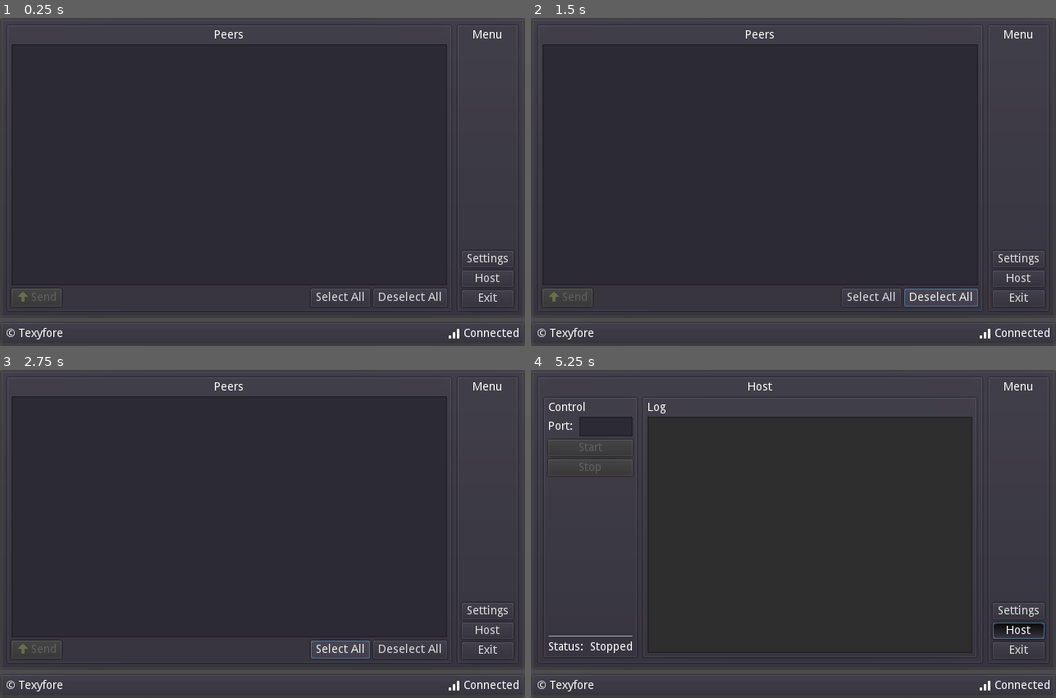
Above: before the commit, frames 1-4 (two rows, left to right).
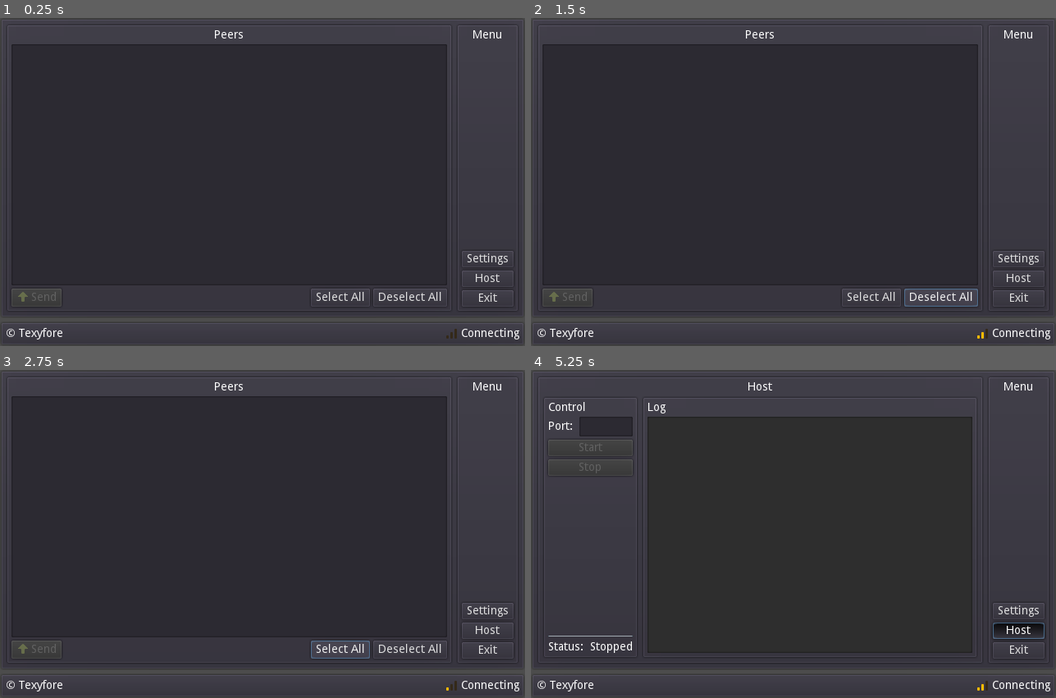
Above: after the commit, the same moments.

Repository: GArnold02/texyfile
Game: Godot game, scene res://scenes/main/Main.tscn
The game is run twice, just before and just after one commit, with the same random seed, the same clock (stepped at 60 frames per second) and the same inputs.
Inputs:
- Up to frame 1 (0.25 s): no input
- Up to frame 2 (1.5 s): click "Select All" at 0.5 s; click "Deselect All" at 1.25 s
- Up to frame 3 (2.75 s): click "Select All" at 2 s
- Up to frame 4 (5.25 s): click "Deselect All" at 2.75 s; click "Select All" at 3.5 s; click "Deselect All" at 4.25 s; click "Host" at 5 s

The runs differ from the first frame. In frame 1, 0.2% of the frame differs, in the area x 85-99%, y 94-98%; in frame 2, 0.2%; in frame 3, 0.2%; in frame 4, 0.2%.

Commit message:
almost done

Diff:
--- /dev/null
+++ b/icons/connecting.tres
@@ -0,0 +1,22 @@
+[gd_resource type="AnimatedTexture" load_steps=5 format=2]
+
+[ext_resource path="res://icons/connecting2.png" type="Texture" id=1]
+[ext_resource path="res://icons/connecting0.png" type="Texture" id=2]
+[ext_resource path="res://icons/connecting1.png" type="Texture" id=3]
+[ext_resource path="res://icons/connecting3.png" type="Texture" id=4]
+
+[resource]
+flags = 4
+frames = 6
+fps = 2.0
+frame_0/texture = ExtResource( 2 )
+frame_1/texture = ExtResource( 3 )
+frame_1/delay_sec = 0.0
+frame_2/texture = ExtResource( 1 )
+frame_2/delay_sec = 0.0
+frame_3/texture = ExtResource( 4 )
+frame_3/delay_sec = 0.0
+frame_4/texture = ExtResource( 1 )
+frame_4/delay_sec = 0.0
+frame_5/texture = ExtResource( 3 )
+frame_5/delay_sec = 0.0
--- a/scenes/interface/receive/Files.gd
+++ b/scenes/interface/receive/Files.gd
@@ -15,3 +15,14 @@
 	add_child(status)
 
 	status.set_status("waiting")
+
+
+func set_file_progress(file_name: String, progress: float):
+	var status = status_dict[file_name]
+	status.set_progress(progress)
+	status.set_status("receiving")
+
+
+func set_file_arrived(file_name: String):
+	var status = status_dict[file_name]
+	status.set_status("arrived")
--- a/scenes/interface/receive/Receive.gd
+++ b/scenes/interface/receive/Receive.gd
@@ -3,6 +3,9 @@
 signal user_accepted
 signal user_declined
 signal user_aborted
+
+
+onready var file_manager = $Main/Status/List/Scroll/Files
 
 
 func _on_Abort_pressed():
@@ -32,3 +35,11 @@
 
 	for path in paths:
 		file_list.add_file(path)
+
+
+func set_file_progress(file_name: String, progress: float):
+	file_manager.set_file_progress(file_name, progress)
+
+
+func set_file_arrived(file_name: String):
+	file_manager.set_file_arrived(file_name)
--- /dev/null
+++ b/scenes/interface/status_bar/StatusBar.gd
@@ -0,0 +1,39 @@
+extends PanelContainer
+
+
+onready var icon: TextureRect = $List/Connection/Icon
+onready var label: Label = $List/Connection/Label
+
+
+const status_dict: Dictionary = {
+	"connecting": {
+		"icon": preload("res://icons/connecting.tres"),
+		"text": "Connecting",
+	},
+
+	"connected": {
+		"icon": preload("res://icons/connected.png"),
+		"text": "Connected",
+	},
+
+	"disconnected": {
+		"icon": preload("res://icons/disconnected.png"),
+		"text": "Disconnected",
+	},
+
+	"hosting": {
+		"icon": preload("res://icons/connected.png"),
+		"text": "Hosting",
+	}
+}
+
+
+func _ready():
+	set_status("connecting")
+
+
+func set_status(status: String):
+	var info: Dictionary = status_dict[status]
+
+	icon.texture = info["icon"]
+	label.text = info["text"]
--- a/scenes/interface/status_bar/StatusBar.tscn
+++ b/scenes/interface/status_bar/StatusBar.tscn
@@ -1,8 +1,10 @@
-[gd_scene load_steps=2 format=2]
+[gd_scene load_steps=3 format=2]
 
 [ext_resource path="res://icons/signal.png" type="Texture" id=1]
+[ext_resource path="res://scenes/interface/status_bar/StatusBar.gd" type="Script" id=2]
 
 [node name="StatusBar" type="PanelContainer"]
+script = ExtResource( 2 )
 __meta__ = {
 "_edit_use_anchors_": false
 }
--- a/scenes/interface/status_indicator/StatusIndicator.gd
+++ b/scenes/interface/status_indicator/StatusIndicator.gd
@@ -16,6 +16,16 @@
 		"icon": preload("res://icons/error.png"),
 		"text": "Aborted",
 	},
+
+	"receiving": {
+		"icon": preload("res://icons/receiving.png"),
+		"text": "Receiving",
+	},
+
+	"arrived": {
+		"icon": preload("res://icons/ready.png"),
+		"text": "Arrived",
+	}
 }
 
 
@@ -36,3 +46,7 @@
 
 	tr_status_icon.texture = info["icon"]
 	label_status.text = info["text"]
+
+
+func set_progress(progress: float):
+	pb_progress.value = progress
--- a/scenes/interface/status_indicator/StatusIndicator.tscn
+++ b/scenes/interface/status_indicator/StatusIndicator.tscn
@@ -22,23 +22,24 @@
 [node name="Name" type="Label" parent="Elements"]
 margin_top = 1.0
 margin_bottom = 15.0
-size_flags_horizontal = 11
-
-[node name="Progress" type="ProgressBar" parent="Elements"]
-margin_left = 4.0
-margin_right = 124.0
-margin_bottom = 14.0
-rect_min_size = Vector2( 120, 0 )
+size_flags_horizontal = 3
 
 [node name="StatusIcon" type="TextureRect" parent="Elements"]
-margin_left = 128.0
-margin_right = 144.0
+margin_left = 4.0
+margin_right = 20.0
 margin_bottom = 16.0
 texture = ExtResource( 1 )
 
 [node name="Status" type="Label" parent="Elements"]
-margin_left = 148.0
+margin_left = 24.0
 margin_top = 1.0
-margin_right = 187.0
+margin_right = 63.0
 margin_bottom = 15.0
 text = "Status"
+
+[node name="Progress" type="ProgressBar" parent="Elements"]
+margin_left = 67.0
+margin_right = 187.0
+margin_bottom = 14.0
+rect_min_size = Vector2( 120, 0 )
+max_value = 1.0
--- a/scenes/logical/peer/Peer.gd
+++ b/scenes/logical/peer/Peer.gd
@@ -4,9 +4,11 @@
 
 export var server_path: NodePath
 export var jobs_path: NodePath
+export var status_bar_path: NodePath
 
 onready var server: Node = get_node(server_path) as Node
 onready var jobs: Control = get_node(jobs_path) as Control
+onready var status_bar: Control = get_node(status_bar_path) as Control
 
 var is_receiving: bool
 var sender_name: String
@@ -38,33 +40,23 @@
 	# warning-ignore:return_value_discarded
 	jobs.get_receive().connect("user_aborted", self, "_on_receive_aborted")
 
-	var net: NetworkedMultiplayerENet = NetworkedMultiplayerENet.new()
-
-	# warning-ignore:return_value_discarded
-	net.connect("connection_succeeded", self, "_on_connect_succeeded")
-
-	# warning-ignore:return_value_discarded
-	net.connect("connection_failed", self, "_on_connect_failed")
-
-	# warning-ignore:return_value_discarded
-	net.connect("server_disconnected", self, "_on_server_disconnected")
-
-	# warning-ignore:return_value_discarded
-	net.create_client(Settings.params.hostname, Settings.params.port)
-	get_tree().network_peer = net
-
+	_connect_to_server()
 
 
 func _on_connect_succeeded():
 	rpc_id(1, "register", Settings.params.nickname)
+	status_bar.set_status("connected")
 
 
 func _on_connect_failed():
 	print("Connection failed")
+	status_bar.set_status("disconnected")
+	$RetryTimer.start()
 
 
 func _on_server_disconnected():
-	print("Server disconnected")
+	status_bar.set_status("disconnected")
+	$RetryTimer.start()
 
 
 func _on_sending_begun(targets: PoolStringArray, paths: PoolStringArray):
@@ -82,8 +74,10 @@
 
 func _on_receive_accepted():
 	rpc_id(peer_ids[sender_name], "accept_send")
-	$Receiver.file_names = paths_to_names(received_paths)
-	jobs.get_receive().populate_with_files(received_paths)
+
+	var names: PoolStringArray = paths_to_names(received_paths)
+	$Receiver.file_names = names
+	jobs.get_receive().populate_with_files(names)
 
 
 func _on_receive_declined():
@@ -98,6 +92,25 @@
 
 	is_receiving = false
 	sender_name = ""
+
+
+func _connect_to_server():
+	get_tree().network_peer = null
+
+	var net: NetworkedMultiplayerENet = NetworkedMultiplayerENet.new()
+
+	# warning-ignore:return_value_discarded
+	net.connect("connection_succeeded", self, "_on_connect_succeeded")
+
+	# warning-ignore:return_value_discarded
+	net.connect("connection_failed", self, "_on_connect_failed")
+
+	# warning-ignore:return_value_discarded
+	net.connect("server_disconnected", self, "_on_server_disconnected")
+
+	# warning-ignore:return_value_discarded
+	net.create_client(Settings.params.hostname, Settings.params.port)
+	get_tree().network_peer = net
 
 
 func _get_peer_name(id: int) -> String:
@@ -108,6 +121,11 @@
 	return "null"
 
 
+func _on_RetryTimer_timeout():
+	status_bar.set_status("connecting")
+	_connect_to_server()
+
+
 func _check_everyone_accepted():
 	if accept_pending.empty():
 		$Sender.begin(accepted)
@@ -169,6 +187,8 @@
 remote func receiver_aborted_send():
 	var who: int = get_tree().get_rpc_sender_id()
 	jobs.get_send().recipient_aborted(_get_peer_name(who))
+	$Sender.receiver_ids.erase(who)
+	$Sender.received.erase(who)
 
 
 func paths_to_names(paths: PoolStringArray) -> PoolStringArray:
--- a/scenes/logical/server/Server.gd
+++ b/scenes/logical/server/Server.gd
@@ -1,10 +1,12 @@
 extends Node
 
-export var host_path: NodePath
+export var jobs_path: NodePath
 export var peer_path: NodePath
+export var status_bar_path: NodePath
 
-onready var host: Node = get_node(host_path) as Node
+onready var jobs: Node = get_node(jobs_path) as Node
 onready var peer: Node = get_node(peer_path) as Node
+onready var status_bar: Node = get_node(status_bar_path) as Node
 
 
 var peers: Dictionary = {
@@ -12,25 +14,30 @@
 }
 
 
-func _on_Host_host_requested(port):
-	var net: NetworkedMultiplayerENet = NetworkedMultiplayerENet.new()
-
+func _ready():
 	# warning-ignore:return_value_discarded
 	get_tree().connect("network_peer_connected", self, "_on_peer_connected")
 
 	# warning-ignore:return_value_discarded
 	get_tree().connect("network_peer_disconnected", self, "_on_peer_disconnected")
 
+
+func _on_Host_host_requested(port):
+	var net: NetworkedMultiplayerENet = NetworkedMultiplayerENet.new()
+
 	# warning-ignore:return_value_discarded
 	net.create_server(port)
 	get_tree().network_peer = net
 
-	host.push_message("Started server on port %s." % port)
+	jobs.get_host().push_message("Started server on port %s." % port)
+	status_bar.set_status("hosting")
 
 
 func _on_Host_host_force_stop():
 	get_tree().network_peer = null
-	host.push_message("Stopped server.")
+	jobs.get_host().push_message("Stopped server.")
+
+	peers.clear()
 
 
 func _on_peer_connected(_id: int):
@@ -41,7 +48,7 @@
 	var name: String = peers[id]
 
 	# warning-ignore:return_value_discarded
-	host.push_message("%s disconnected." % name)
+	jobs.get_host().push_message("%s disconnected." % name)
 	peers.erase(id)
 	peer.rpc("peer_left", name)
 
@@ -53,7 +60,7 @@
 		return
 
 	peers[id] = name
-	host.push_message("%s connected." % name)
+	jobs.get_host().push_message("%s connected." % name)
 
 	# Send self to others
 	for p in peers:
--- a/scenes/main/Main.tscn
+++ b/scenes/main/Main.tscn
@@ -16,18 +16,24 @@
 [node name="Main" type="Node"]
 
 [node name="Server" parent="." instance=ExtResource( 8 )]
-host_path = NodePath("../Interface/Body/Content/Main/Jobs/Host")
+jobs_path = NodePath("../Interface/Body/Content/Main/Jobs")
 peer_path = NodePath("../Peer")
+status_bar_path = NodePath("../Interface/Body/StatusBar")
 
 [node name="Peer" parent="." instance=ExtResource( 5 )]
 server_path = NodePath("../Server")
 jobs_path = NodePath("../Interface/Body/Content/Main/Jobs")
+status_bar_path = NodePath("../Interface/Body/StatusBar")
 
 [node name="Sender" type="Node" parent="Peer"]
 script = ExtResource( 11 )
 
 [node name="Receiver" type="Node" parent="Peer"]
 script = ExtResource( 12 )
+jobs_path = NodePath("../../Interface/Body/Content/Main/Jobs")
+
+[node name="RetryTimer" type="Timer" parent="Peer"]
+one_shot = true
 
 [node name="Interface" type="CanvasLayer" parent="."]
 
@@ -132,5 +138,6 @@
 access = 2
 current_dir = "/home/arnold/dev/texyfile"
 current_path = "/home/arnold/dev/texyfile/"
+[connection signal="timeout" from="Peer/RetryTimer" to="Peer" method="_on_RetryTimer_timeout"]
 [connection signal="host_force_stop" from="Interface/Body/Content/Main/Jobs/Host" to="Server" method="_on_Host_host_force_stop"]
 [connection signal="host_requested" from="Interface/Body/Content/Main/Jobs/Host" to="Server" method="_on_Host_host_requested"]
--- a/scenes/main/Receiver.gd
+++ b/scenes/main/Receiver.gd
@@ -1,10 +1,15 @@
 extends Node
 
+export var jobs_path: NodePath
 
 onready var sender = get_node("../Sender")
+onready var jobs = get_node(jobs_path)
 
 var file_names: PoolStringArray
 var file: File = null
+var current_file_id: int
+var received_bytes: int
+var current_file_size: int
 
 
 func _finish_previous_file():
@@ -16,10 +21,16 @@
 	_finish_previous_file()
 
 	file = File.new()
+
+	# warning-ignore:return_value_discarded
 	file.open(
 		Settings.params.download_dir + "/%s" % file_names[file_id],
 		File.WRITE
 	)
+
+	received_bytes = 0
+	current_file_id = file_id
+	current_file_size = file_size
 
 
 remote func fragment_received(buf: PoolByteArray):
@@ -27,7 +38,14 @@
 	sender.rpc_id(sender_id, "fragment_confirmed")
 	file.store_buffer(buf)
 
+	received_bytes += buf.size()
+
+	jobs.get_receive().set_file_progress(
+		file_names[current_file_id],
+		received_bytes / float(current_file_size)
+	)
+
 
 remote func file_arrived(file_id: int):
 	_finish_previous_file()
-	print("%s has arrived" % file_names[file_id])
+	jobs.get_receive().set_file_arrived(file_names[file_id])
--- a/scenes/main/Sender.gd
+++ b/scenes/main/Sender.gd
@@ -1,5 +1,7 @@
 extends Node
 
+
+signal send_finished
 
 const FRAGMENT_SIZE: int = 8192
 
@@ -7,6 +9,7 @@
 
 var paths: PoolStringArray
 var receiver_ids: Array
+var received: Array
 
 var current_file_id: int
 var current_file: File = null
@@ -15,7 +18,6 @@
 var current_fragment: int
 var fragment_count: int
 
-var received: Array
 
 
 func _get_next_fragment_size() -> int:
@@ -38,15 +40,15 @@
 
 # Returns false when there are no more files left to be sent.
 func _begin_next_file() -> bool:
+	if current_file_id > 0:
+		for rec in receiver_ids:
+			receiver.rpc_id(rec, "file_arrived", current_file_id-1)
+
 	# Check if this was the last file
 	if current_file_id == paths.size():
 		return false
 
-
 	if current_file != null:
-		for rec in receiver_ids:
-			receiver.rpc_id(rec, "file_arrived", current_file_id-1)
-
 		current_file.close()
 
 	current_file = File.new()
@@ -81,8 +83,6 @@
 	for rec in receiver_ids:
 		receiver.rpc_id(rec, "fragment_received", buf)
 
-	print("sent %s/%s: %s" % [current_fragment, fragment_count, buf.size()])
-
 	current_fragment += 1
 
 
@@ -94,7 +94,7 @@
 		received.clear()
 		if current_fragment == fragment_count:
 			if not _begin_next_file():
-				print("Finished")
+				emit_signal("send_finished")
 				return # Don't send anything if there are no files left
 
 		send_next_fragment()
Binary file added: icons/connected.png
Not shown, added: icons/connected.png.import
Binary file added: icons/connecting0.png
Not shown, added: icons/connecting0.png.import
Binary file added: icons/connecting1.png
Not shown, added: icons/connecting1.png.import
Binary file added: icons/connecting2.png
Not shown, added: icons/connecting2.png.import
Binary file added: icons/connecting3.png
Not shown, added: icons/connecting3.png.import
Binary file added: icons/disconnected.png
Not shown, added: icons/disconnected.png.import
